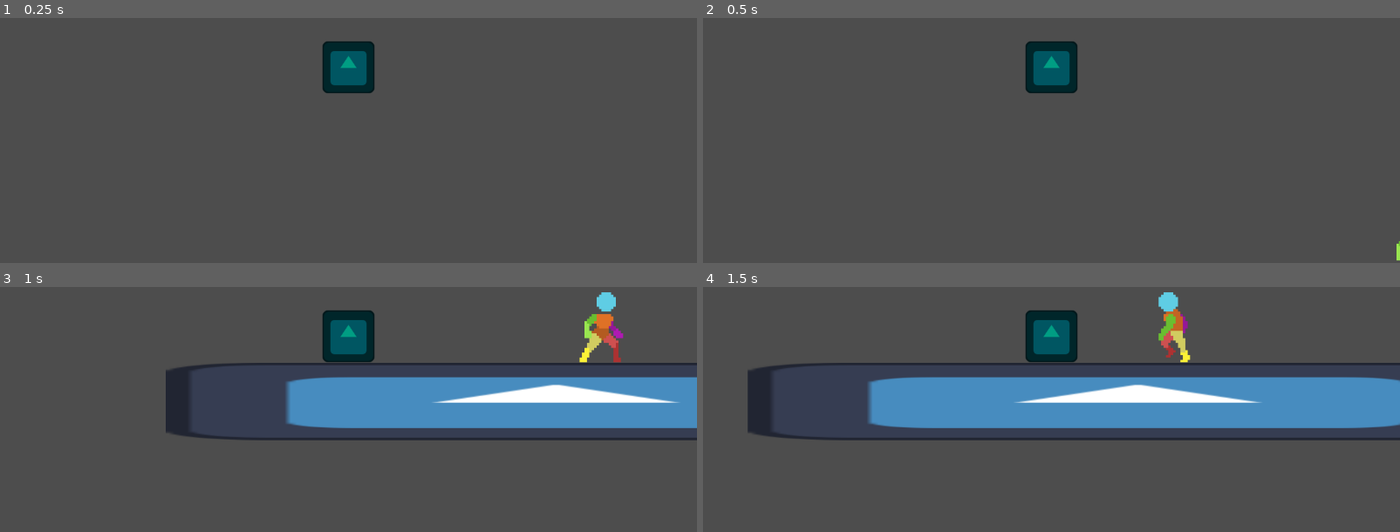
Above: before the commit, frames 1-4 (two rows, left to right).
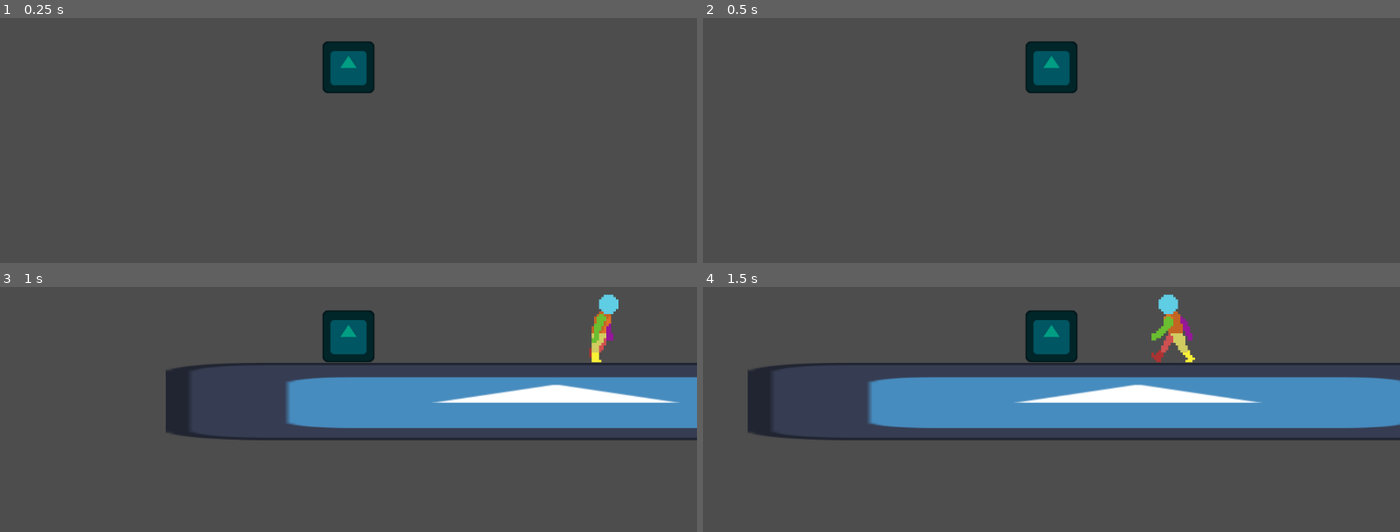
Above: after the commit, the same moments.

Repository: Loafexxx/StashGames-AssasinsAfterlife
Game: Godot game, scene res://Start.tscn
Two runs of this game, one before a commit and one after it. Both use one fixed random seed, a clock stepped at 60 frames per second and the inputs below. The engine's default icon, where the game draws it, is replaced by a stand-in: a white triangle on a blue panel in a dark square.
Inputs:
- Up to frame 1 (0.25 s): no input
- Up to frame 2 (0.5 s): no input
- Up to frame 3 (1 s): tap Enter at 0.5 s; hold Right (Right) from 0.53 s (still down); tap Up (Up) at 0.77 s
- Up to frame 4 (1.5 s): keep holding Right (Right)

Frame 1 is identical in both runs. In frame 2, less than 0.1% of the frame differs, in the area x 99-100%, y 91-99%; in frame 3, 0.8%, in the area x 83-90%, y 2-31%; in frame 4, 0.5%.

Commit message:
i am burger

Diff:
--- a/FixedPlayerMovement.gd
+++ b/FixedPlayerMovement.gd
@@ -7,7 +7,7 @@
 	# Add the gravity.
 	if not is_on_floor():
 		velocity += get_gravity() * delta
-
+#test
 	# Handle jump.
 	if Input.is_action_just_pressed("Up") and is_on_floor():
 		velocity.y = get_meta("JumpHeight")
--- a/Start.tscn
+++ b/Start.tscn
@@ -198,7 +198,8 @@
 
 [node name="AnimatedSprite2D" type="AnimatedSprite2D" parent="Enemys/Boss-Empty/RigidBody2D"]
 sprite_frames = SubResource("SpriteFrames_2c8kb")
-animation = &"Idle"
+animation = &"Walking"
+frame_progress = 0.819562
 
 [node name="Hurtbox" type="Area2D" parent="Enemys/Boss-Empty/RigidBody2D" groups=["Boss"]]
 script = ExtResource("6_5tfw5")
